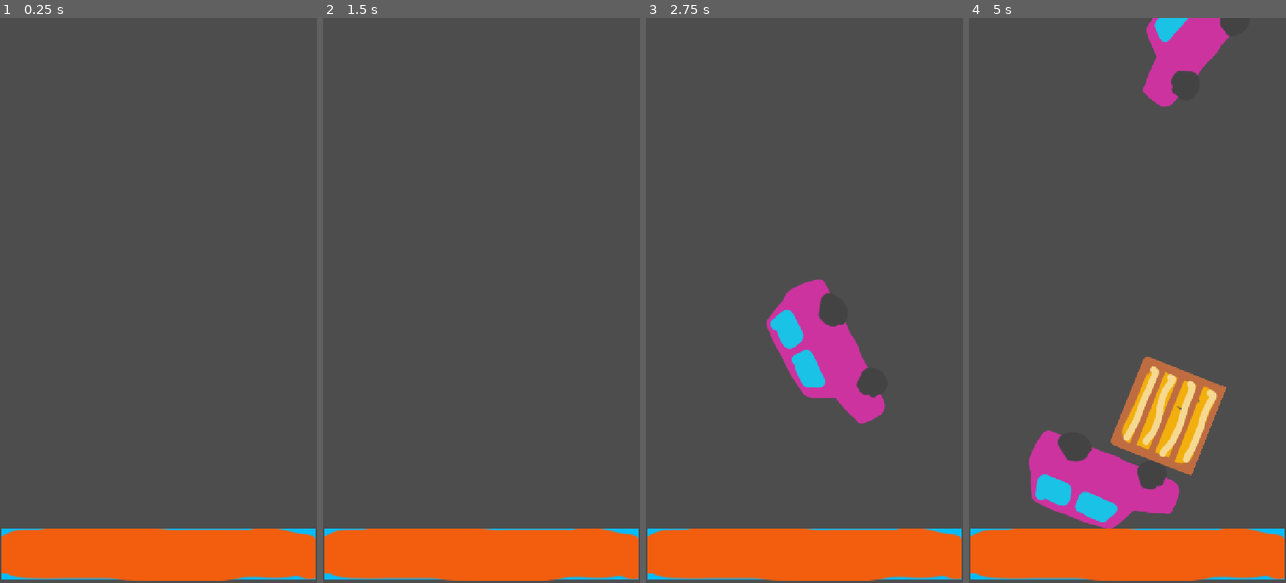
Above: before the commit, frames 1-4 (left to right).
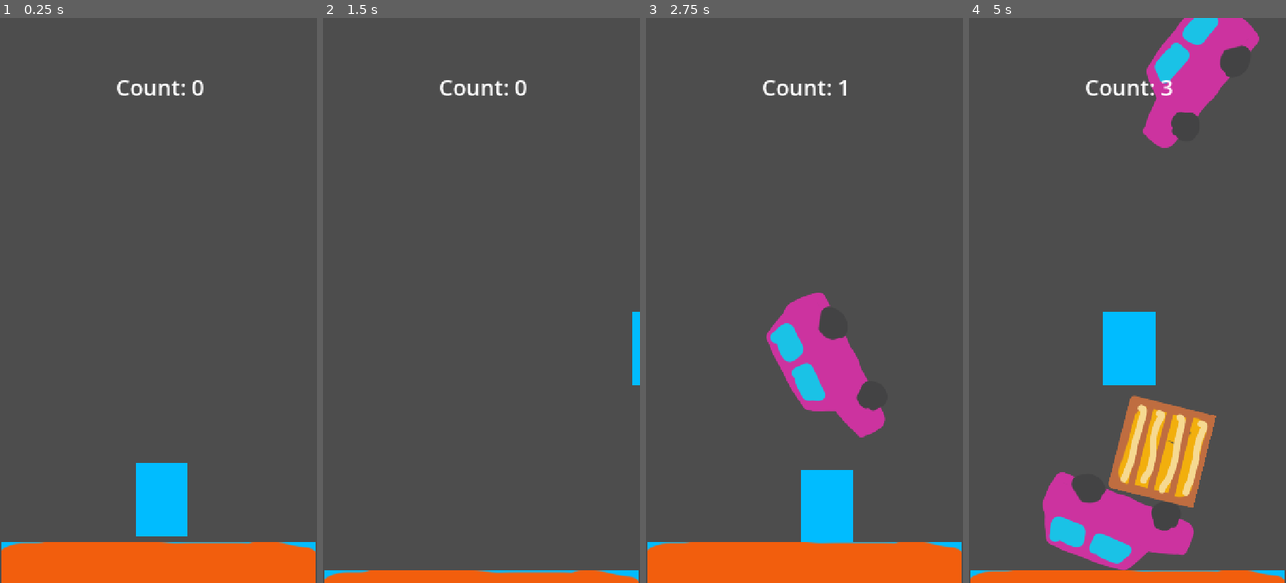
Above: after the commit, the same moments.

Repository: davidzapper/count-fall-down
Game: Godot game, scene res://Scenes/main.tscn
The game is run twice, just before and just after one commit, with the same random seed, the same clock (stepped at 60 frames per second) and the same inputs.
Inputs:
- Up to frame 1 (0.25 s): no input
- Up to frame 2 (1.5 s): hold D (Right, bound only after the commit) from 0.53 s (still down); tap Space (Jump, bound only after the commit) at 0.6, 0.77, 1.07, 1.35 s
- Up to frame 3 (2.75 s): tap Space (Jump, bound only after the commit) at 1.52, 1.82, 2.1 s; release D (Right, bound only after the commit) at 2.03 s; hold A (Left, bound only after the commit) from 2.03 s (still down)
- Up to frame 4 (5 s): release A (Left, bound only after the commit) at 2.78 s; hold D (Right, bound only after the commit) 2.78-4.28 s; tap Space (Jump, bound only after the commit) at 2.85, 3.02, 3.32, 3.6, 3.77, 4.07, 4.35, 4.52, 4.82 s; hold A (Left, bound only after the commit) from 4.28 s (still down)

The runs differ from the first frame. In frame 1, 5.6% of the frame differs, in the area x 0-100%, y 11-100%; in frame 2, 9.1%; in frame 3, 8.3%; in frame 4, 24%, in the area x 0-100%, y 0-100%.

Commit message:
Added player and counter

Diff:
--- /dev/null
+++ b/Scenes/count.tscn
@@ -0,0 +1,15 @@
+[gd_scene format=3 uid="uid://d3awf5ucwwnr7"]
+
+[ext_resource type="Script" uid="uid://s0jocpucoq7b" path="res://Scripts/count.gd" id="1_op7j2"]
+
+[node name="Count" type="CanvasLayer" unique_id=866815768]
+script = ExtResource("1_op7j2")
+
+[node name="Count Label" type="Label" parent="." unique_id=1465777762]
+offset_left = 252.0
+offset_top = 122.0
+offset_right = 475.0
+offset_bottom = 191.0
+theme_override_font_sizes/font_size = 50
+text = "Count: "
+horizontal_alignment = 1
--- a/Scenes/main.tscn
+++ b/Scenes/main.tscn
@@ -1,9 +1,10 @@
-[gd_scene load_steps=7 format=3 uid="uid://bkk5g7pj4vg41"]
+[gd_scene format=3 uid="uid://bkk5g7pj4vg41"]
 
 [ext_resource type="Texture2D" uid="uid://wfwjd2fk1vn6" path="res://Assets/CountFallDown.png" id="1_jjgbg"]
 [ext_resource type="Script" uid="uid://c3027rq4h47ll" path="res://Scripts/spawner.gd" id="2_bo1nx"]
-[ext_resource type="PackedScene" uid="uid://cnigilec0ojc3" path="res://Scenes/Objects/Crate.tscn" id="3_8gbba"]
 [ext_resource type="PackedScene" uid="uid://cs2cpet0h5f6u" path="res://Scenes/Objects/Car.tscn" id="4_jjvhh"]
+[ext_resource type="PackedScene" uid="uid://d3awf5ucwwnr7" path="res://Scenes/count.tscn" id="4_kry3j"]
+[ext_resource type="PackedScene" uid="uid://c41yo1nf7uvcl" path="res://Scenes/player.tscn" id="5_kry3j"]
 
 [sub_resource type="RectangleShape2D" id="RectangleShape2D_jjgbg"]
 size = Vector2(720, 113)
@@ -12,32 +13,79 @@
 atlas = ExtResource("1_jjgbg")
 region = Rect2(78.37773, 1242.8123, 715.30853, 118.14209)
 
-[node name="Main" type="Node2D"]
+[sub_resource type="WorldBoundaryShape2D" id="WorldBoundaryShape2D_jjvhh"]
 
-[node name="World" type="Node" parent="."]
+[sub_resource type="RectangleShape2D" id="RectangleShape2D_i7iub"]
+size = Vector2(216, 199)
 
-[node name="Floor" type="StaticBody2D" parent="World"]
+[sub_resource type="AtlasTexture" id="AtlasTexture_6rhlm"]
+atlas = ExtResource("1_jjgbg")
+region = Rect2(1161.891, 398.52423, 218.72205, 200.38611)
+
+[sub_resource type="PackedScene" id="PackedScene_8gbba"]
+_bundled = {
+"conn_count": 0,
+"conns": PackedInt32Array(),
+"editable_instances": [],
+"id_paths": [PackedInt32Array(), PackedInt32Array()],
+"names": PackedStringArray("Crate", "RigidBody2D", "CollisionShape2D", "CollisionShape2D", "position", "shape", "Sprite2D", "Sprite2D", "texture"),
+"node_count": 3,
+"node_ids": PackedInt32Array(0, 0, 0),
+"node_paths": [NodePath("."), NodePath(".")],
+"nodes": PackedInt32Array(-1, -1, 1, 0, -1, 0, 0, 1073741824, 0, 3, 2, -1, 2, 4, 0, 5, 1, 0, 1073741825, 0, 7, 6, -1, 1, 8, 2, 0),
+"variants": [Vector2(0, 0.5), SubResource("RectangleShape2D_i7iub"), SubResource("AtlasTexture_6rhlm")],
+"version": 3
+}
+
+[node name="Main" type="Node2D" unique_id=1478816716]
+
+[node name="World" type="Node" parent="." unique_id=209344592]
+
+[node name="Floor" type="StaticBody2D" parent="World" unique_id=2009494537]
 position = Vector2(0, 1160)
 
-[node name="CollisionShape2D" type="CollisionShape2D" parent="World/Floor"]
+[node name="CollisionShape2D" type="CollisionShape2D" parent="World/Floor" unique_id=499727634]
 position = Vector2(359, 56.5)
 shape = SubResource("RectangleShape2D_jjgbg")
 
-[node name="Sprite2D" type="Sprite2D" parent="World/Floor"]
+[node name="Sprite2D" type="Sprite2D" parent="World/Floor" unique_id=989862163]
 position = Vector2(361, 56)
 texture = SubResource("AtlasTexture_bo1nx")
 
-[node name="Spawner" type="Node2D" parent="World"]
+[node name="Wall" type="StaticBody2D" parent="World" unique_id=1691752427]
+position = Vector2(0, 1160)
+
+[node name="CollisionShape2D" type="CollisionShape2D" parent="World/Wall" unique_id=1750126219]
+position = Vector2(-66, -548)
+rotation = 1.5707964
+shape = SubResource("WorldBoundaryShape2D_jjvhh")
+
+[node name="CollisionShape2D2" type="CollisionShape2D" parent="World/Wall" unique_id=1232233728]
+position = Vector2(815, -588)
+rotation = 4.712389
+shape = SubResource("WorldBoundaryShape2D_jjvhh")
+
+[node name="Spawner" type="Node2D" parent="World" unique_id=25520736]
 position = Vector2(346, 86)
 script = ExtResource("2_bo1nx")
-objects = Array[PackedScene]([ExtResource("3_8gbba"), ExtResource("4_jjvhh")])
+objects = Array[PackedScene]([SubResource("PackedScene_8gbba"), ExtResource("4_jjvhh")])
 
-[node name="SpawnTimer" type="Timer" parent="World/Spawner"]
+[node name="SpawnTimer" type="Timer" parent="World/Spawner" unique_id=1126943744]
 wait_time = 1.5
 autostart = true
 
-[node name="Objects" type="Node2D" parent="."]
+[node name="Objects" type="Node2D" parent="." unique_id=2132859041]
 
-[node name="UI" type="Node2D" parent="."]
+[node name="UI" type="Node2D" parent="." unique_id=1022369050]
+
+[node name="Count" parent="UI" unique_id=866815768 instance=ExtResource("4_kry3j")]
+
+[node name="Player" parent="." unique_id=1094075983 instance=ExtResource("5_kry3j")]
+position = Vector2(417, 919)
+
+[node name="Camera2D" type="Camera2D" parent="Player" unique_id=1243598978]
+limit_left = 0
+limit_right = 720
+limit_bottom = 1250
 
 [connection signal="timeout" from="World/Spawner/SpawnTimer" to="World/Spawner" method="_on_spawn_timer_timeout"]
--- /dev/null
+++ b/Scenes/player.tscn
@@ -0,0 +1,35 @@
+[gd_scene format=3 uid="uid://c41yo1nf7uvcl"]
+
+[ext_resource type="Script" uid="uid://uw0xw4redr3n" path="res://player.gd" id="1_cvnsp"]
+[ext_resource type="Texture2D" uid="uid://wfwjd2fk1vn6" path="res://Assets/CountFallDown.png" id="2_6t5aa"]
+
+[sub_resource type="AtlasTexture" id="AtlasTexture_vgqql"]
+atlas = ExtResource("2_6t5aa")
+region = Rect2(216, 384, 216, 384)
+
+[sub_resource type="SpriteFrames" id="SpriteFrames_fkybt"]
+animations = [{
+"frames": [{
+"duration": 1.0,
+"texture": SubResource("AtlasTexture_vgqql")
+}],
+"loop": true,
+"name": &"default",
+"speed": 5.0
+}]
+
+[sub_resource type="CapsuleShape2D" id="CapsuleShape2D_x3wgy"]
+radius = 54.0
+height = 166.0
+
+[node name="Player" type="CharacterBody2D" unique_id=1094075983]
+script = ExtResource("1_cvnsp")
+
+[node name="AnimatedSprite2D" type="AnimatedSprite2D" parent="." unique_id=672245015]
+position = Vector2(-49, 108.50001)
+scale = Vector2(0.5462963, 0.43489578)
+sprite_frames = SubResource("SpriteFrames_fkybt")
+
+[node name="CollisionShape2D" type="CollisionShape2D" parent="." unique_id=652587266]
+position = Vector2(-49, 109)
+shape = SubResource("CapsuleShape2D_x3wgy")
--- /dev/null
+++ b/Scripts/count.gd
@@ -0,0 +1,20 @@
+extends CanvasLayer
+
+@onready var count_label: Label = $"Count Label"
+
+const prefix_count = "Count: "
+
+var obj_amount = 0
+
+## Called when the node enters the scene tree for the first time.
+func _ready() -> void:
+	count_label.text = prefix_count + str(obj_amount)
+#
+#
+## Called every frame. 'delta' is the elapsed time since the previous frame.
+#func _process(delta: float) -> void:
+	#pass
+
+func up_count():
+	obj_amount += 1
+	count_label.text = prefix_count + str(obj_amount)
--- a/Scripts/spawner.gd
+++ b/Scripts/spawner.gd
@@ -1,4 +1,6 @@
 extends Node2D
+
+@onready var count: CanvasLayer = $"../../UI/Count"
 
 @export var objects : Array[PackedScene]
 
@@ -7,6 +9,8 @@
 	pass
 
 func spawn():
+
+	count.up_count()
 
 	var scene = objects.pick_random()
 	var obj = scene.instantiate()
--- /dev/null
+++ b/player.gd
@@ -0,0 +1,25 @@
+extends CharacterBody2D
+
+
+const SPEED = 500.0
+const JUMP_VELOCITY = -1000.0
+
+
+func _physics_process(delta: float) -> void:
+	# Add the gravity.
+	if not is_on_floor():
+		velocity += get_gravity() * delta
+
+	# Handle jump.
+	if Input.is_action_just_pressed("Jump") and is_on_floor():
+		velocity.y = JUMP_VELOCITY
+
+	# Get the input direction and handle the movement/deceleration.
+	# As good practice, you should replace UI actions with custom gameplay actions.
+	var direction := Input.get_axis("Left", "Right")
+	if direction:
+		velocity.x = direction * SPEED
+	else:
+		velocity.x = move_toward(velocity.x, 0, SPEED)
+
+	move_and_slide()
--- a/project.godot
+++ b/project.godot
@@ -30,6 +30,26 @@
 
 project/assembly_name="CountFallDown"
 
+[input]
+
+Left={
+"deadzone": 0.2,
+"events": [Object(InputEventKey,"resource_local_to_scene":false,"resource_name":"","device":-1,"window_id":0,"alt_pressed":false,"shift_pressed":false,"ctrl_pressed":false,"meta_pressed":false,"pressed":false,"keycode":0,"physical_keycode":65,"key_label":0,"unicode":97,"location":0,"echo":false,"script":null)
+, Object(InputEventKey,"resource_local_to_scene":false,"resource_name":"","device":-1,"window_id":0,"alt_pressed":false,"shift_pressed":false,"ctrl_pressed":false,"meta_pressed":false,"pressed":false,"keycode":0,"physical_keycode":4194319,"key_label":0,"unicode":0,"location":0,"echo":false,"script":null)
+]
+}
+Right={
+"deadzone": 0.2,
+"events": [Object(InputEventKey,"resource_local_to_scene":false,"resource_name":"","device":-1,"window_id":0,"alt_pressed":false,"shift_pressed":false,"ctrl_pressed":false,"meta_pressed":false,"pressed":false,"keycode":0,"physical_keycode":68,"key_label":0,"unicode":100,"location":0,"echo":false,"script":null)
+, Object(InputEventKey,"resource_local_to_scene":false,"resource_name":"","device":-1,"window_id":0,"alt_pressed":false,"shift_pressed":false,"ctrl_pressed":false,"meta_pressed":false,"pressed":false,"keycode":0,"physical_keycode":4194321,"key_label":0,"unicode":0,"location":0,"echo":false,"script":null)
+]
+}
+Jump={
+"deadzone": 0.2,
+"events": [Object(InputEventKey,"resource_local_to_scene":false,"resource_name":"","device":-1,"window_id":0,"alt_pressed":false,"shift_pressed":false,"ctrl_pressed":false,"meta_pressed":false,"pressed":false,"keycode":0,"physical_keycode":32,"key_label":0,"unicode":32,"location":0,"echo":false,"script":null)
+]
+}
+
 [physics]
 
 2d/default_gravity=1200.0
Not shown, added: Scripts/count.gd.uid
Not shown, added: player.gd.uid
